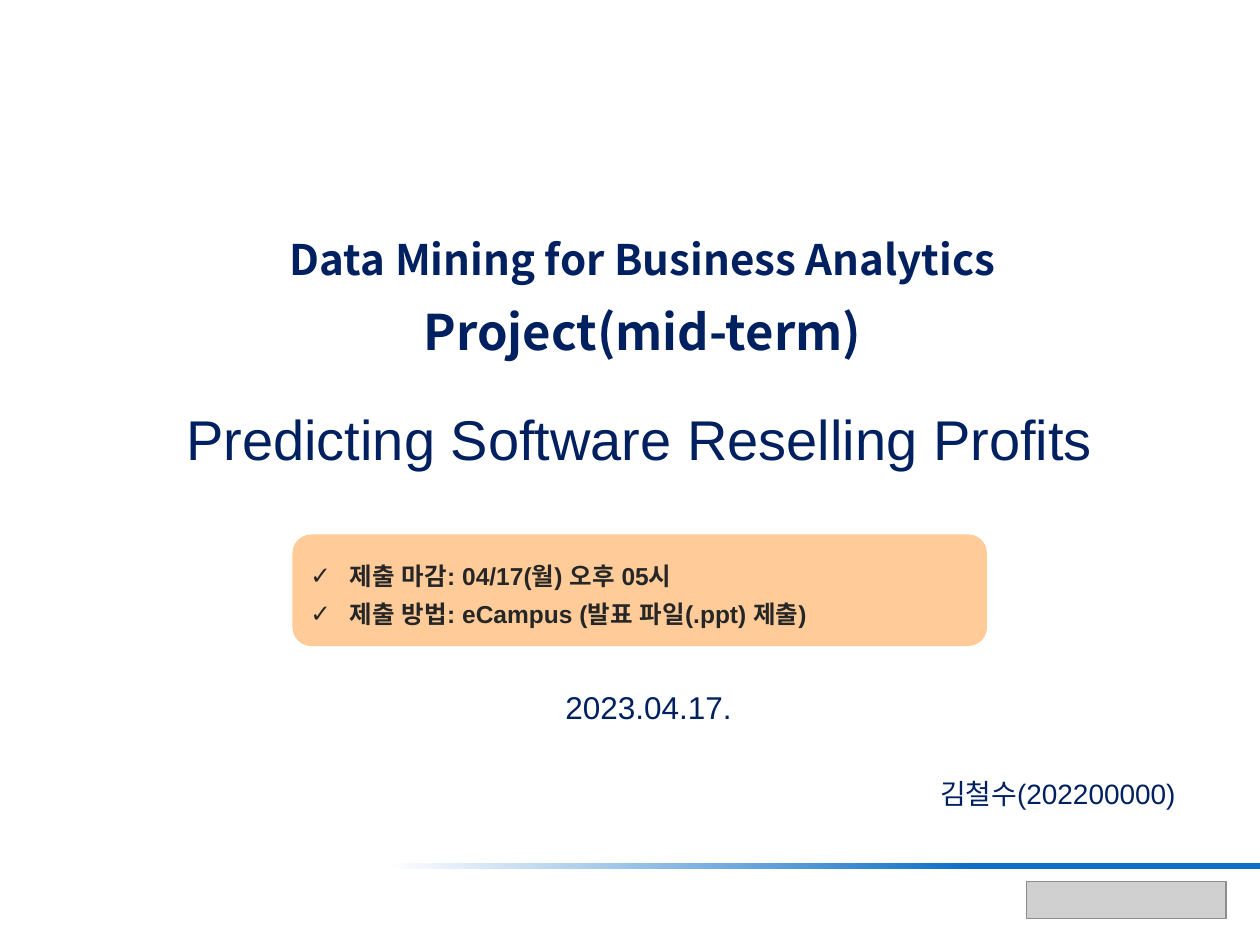
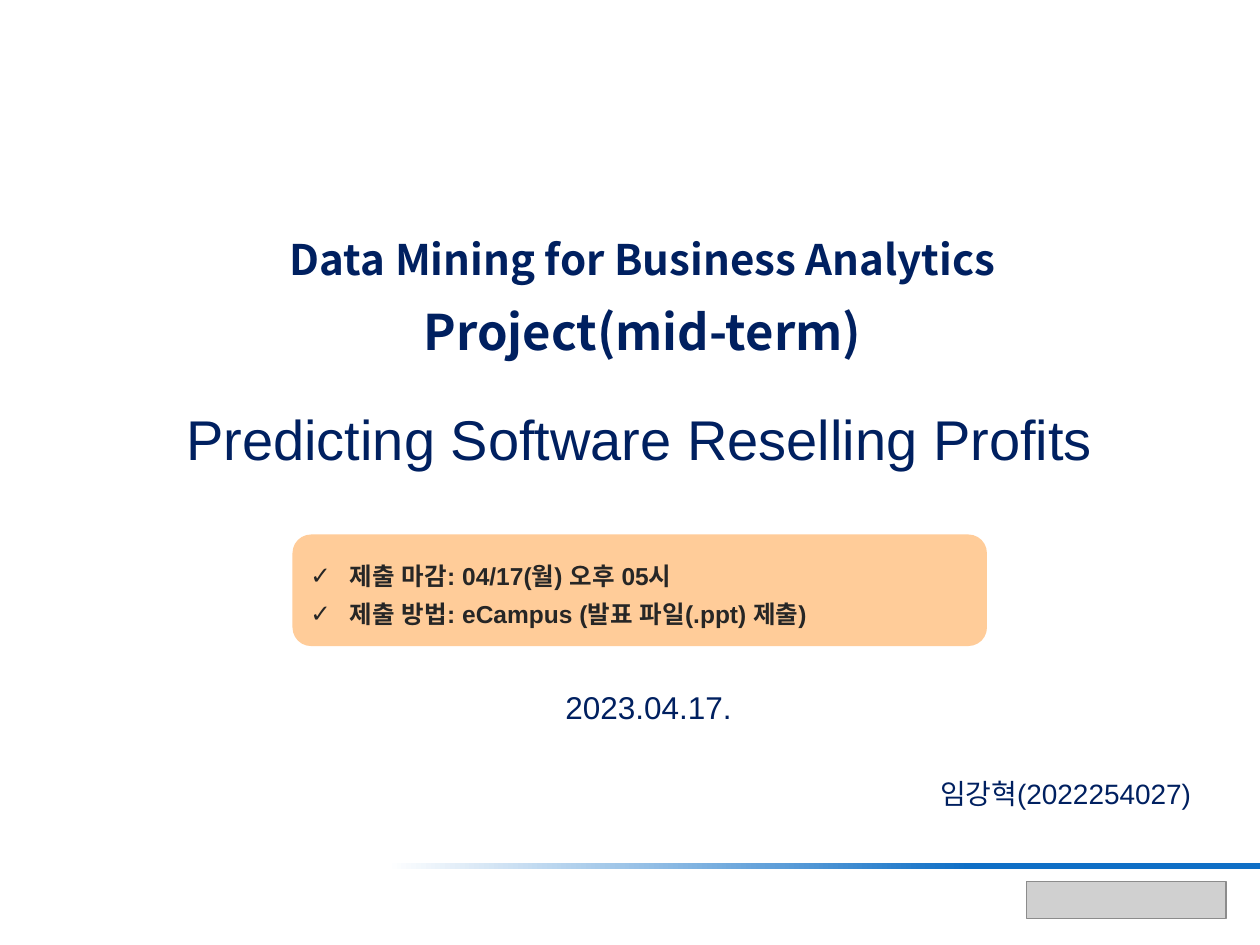
Before and after one commit to kanghyoukLim/Project-Multiple-linear-regression, a slide deck: slide 1 of [데이터마이닝]_Project(mid)_20230410_임강혁.pptx. Drawn at 1260x945 pixels with LibreOffice and Linux fonts; fonts in the diff are those of the drawing; grey boxes stand for pictures; background and template pictures are left out. Boxes give left, top, right and bottom in pixels: in the first picture for what was removed or moved away, otherwise in the second. Text is boxed around its words. In the diff, an @@ line names an element or a change of style, - is before the commit and + after.

```diff
--- a/[데이터마이닝]_Project(mid)_20230410_임강혁.pptx
+++ b/[데이터마이닝]_Project(mid)_20230410_임강혁.pptx
@@ text at [940, 780, 1191, 810]: text changed @@
-김철수(202200000)
+임강혁(2022254027)
```
